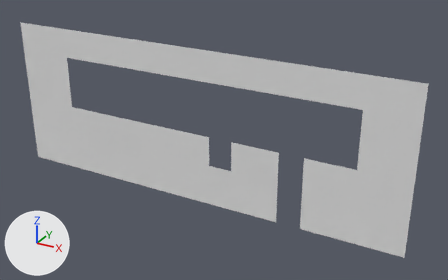
A saved change to the OBJ model Assets/Tiled2Unity/Meshes/lvl1.obj.
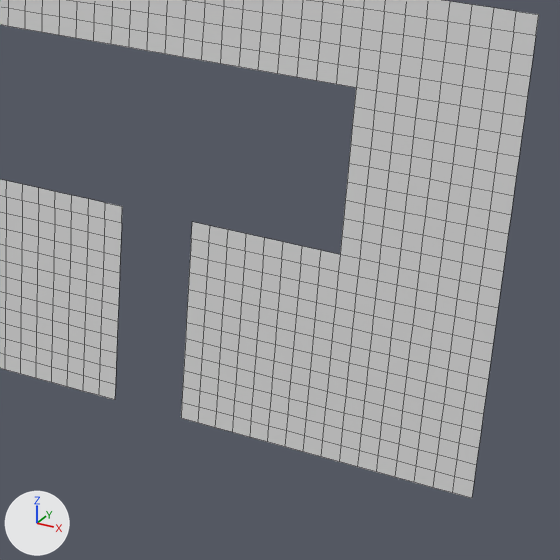
Old and new are each drawn whole from a 50 mm lens placed at (4.3, -24.8, 8.0), pointed at (-9.7, 0.6, -4.7) and again close up on the part from 52% to 97% of the width and 28% to 100% of the height. The lights are fixed; the arrows at lower left show +X, +Y and +Z. The close-ups show mesh edges as thin lines. Where no turn or scale is listed for an object, it has been applied to the vertices.

Names of what the first close-up shows: 'lvl1'.
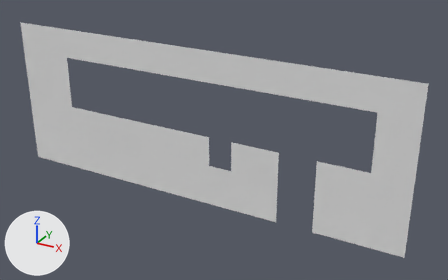
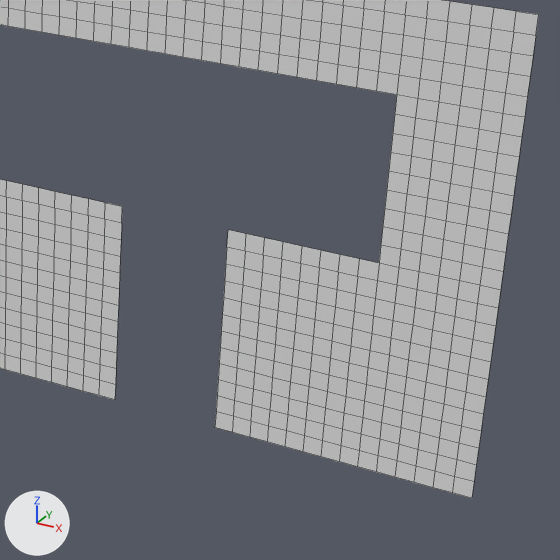
Location of each change, (x1, y1, x2, y2) in pixels of the close-ups (560 x 560 px):
part 1 of me_lvl1, deleted
    before: (340, 88, 397, 263)
part 2 of me_lvl1, deleted
    before: (181, 222, 228, 427)

The edits, one by one:
me_lvl1 is used by ob_lvl1; location (0.0, 0.0, 0.0).
me_lvl1 had 1455 vertices, 1284 faces and spanned x -22.4..0.0, y 0.0, z -8.3..0.0.
me_lvl1 now has 1413 vertices, 1242 faces and spans x -22.4..0.0, y 0.0, z -8.3..0.0.
Part 1, on me_lvl1:
16 vertices are removed from x -2.6..-2.2, y 0.0, z -4.2..-1.9.
18 faces are deleted.
Part 2, on me_lvl1:
26 vertices are removed from x -5.1..-4.8, y 0.0, z -8.3..-4.5.
24 faces are deleted.
